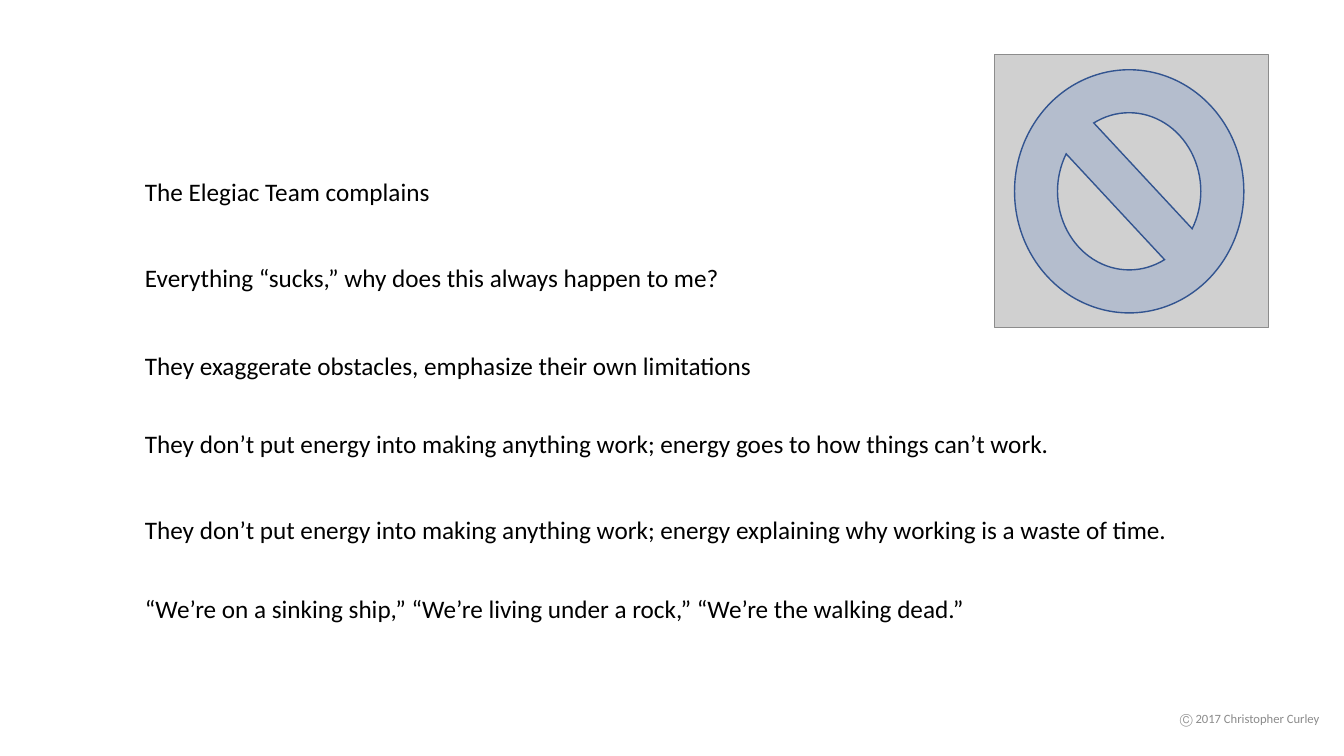
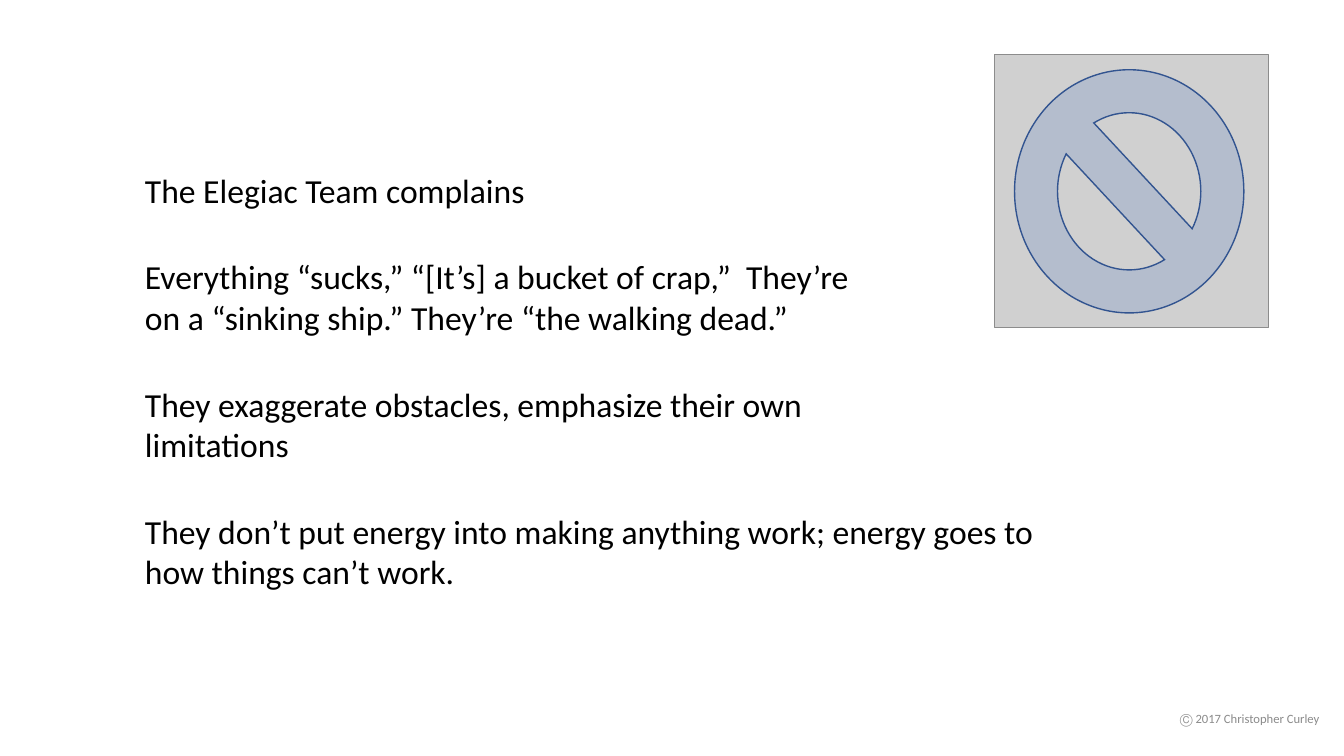
Before and after one commit to ccurley/presos, a slide deck: slide 16 of Agile Attitudes.v2.pptx. Drawn at 1344x756 pixels with LibreOffice and Linux fonts; fonts in the diff are those of the drawing; grey boxes stand for pictures. Boxes give left, top, right and bottom in pixels: in the first picture for what was removed or moved away, otherwise in the second. Text is boxed around its words. In the diff, an @@ line names an element or a change of style, - is before the commit and + after.

```diff
--- a/Agile Attitudes.v2.pptx
+++ b/Agile Attitudes.v2.pptx
@@ text at <box>145,264,848,336</box>: text changed; size 18 to 24 pt @@
-Everything “sucks,” why does this always happen to me?
+Everything “sucks,” “[It’s] a bucket of crap,” They’re on a “sinking ship.” They’re “the walking dead.”
@@ text "They exaggerate obstacles, emphasize their ...": place and size @@
-text "They exaggerate obstacles, emphasize their ..." at <box>145,357,751,380</box>
+text "They exaggerate obstacles, emphasize their ..." at <box>145,393,802,458</box>
@@ size 18 to 24 pt in 3 elements at <box>145,179,524,209</box>, <box>145,393,802,458</box>, <box>145,520,1033,590</box> @@
@@ text "They don’t put energy into ...": place and size @@
-text "They don’t put energy into ..." at <box>145,435,1048,458</box>
+text "They don’t put energy into ..." at <box>145,520,1033,590</box>
@@ text removed at <box>145,521,1166,544</box> @@
-They don’t put energy into making anything work; energy explaining why working is a waste of time.
@@ text removed at <box>145,600,963,623</box> @@
-“We’re on a sinking ship,” “We’re living under a rock,” “We’re the walking dead.”
```
Also in this commit, not shown: 5 other slides changed.
